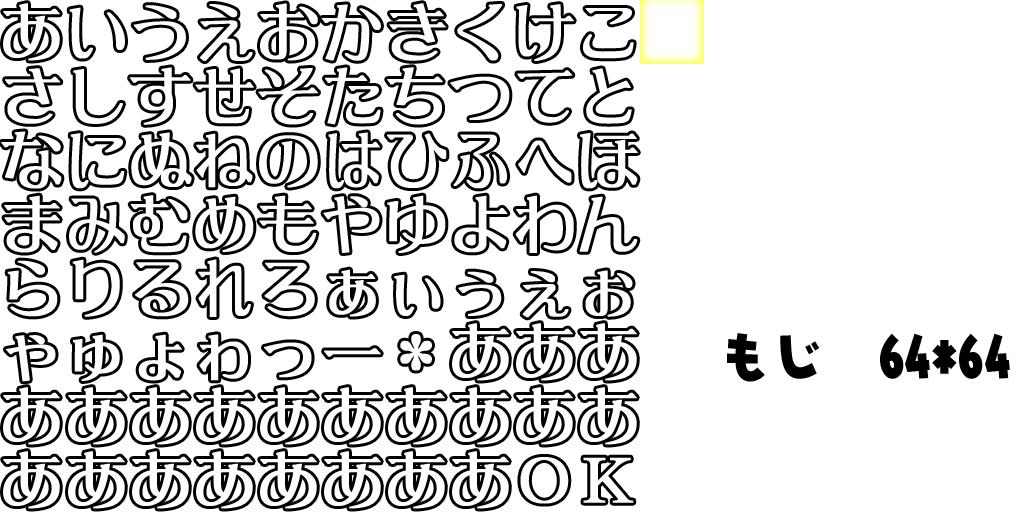
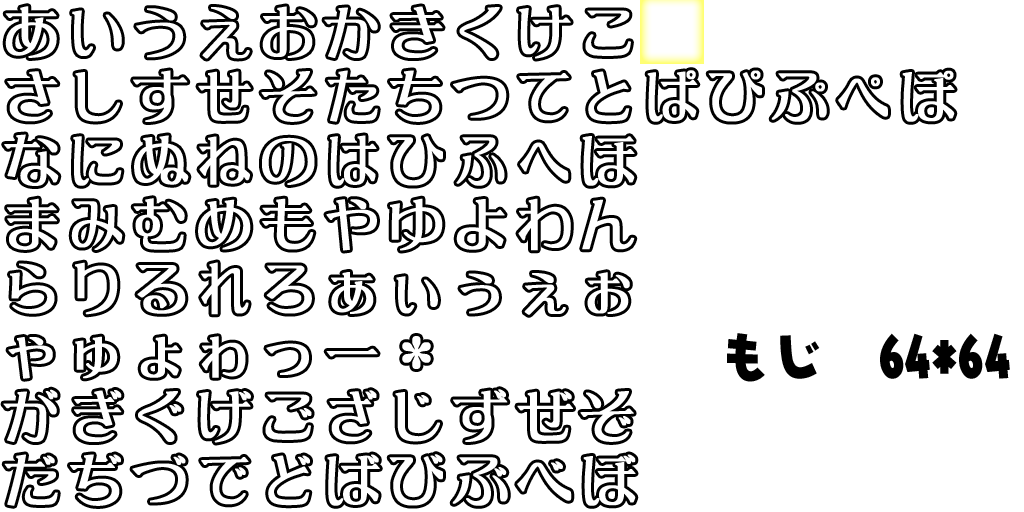
Revision of a layered 1024px x 512px image; what changed, layer by layer:
renamed "あ のコピー 77" to "ぶ", painted on it over [452, 451, 509, 509]
renamed "あ のコピー 76" to "び", painted on it over [388, 451, 445, 509]
renamed "あ のコピー 75" to "ば", painted on it over [324, 451, 381, 509]
renamed "あ のコピー 74" to "ど", painted on it over [260, 451, 317, 509]
renamed "あ のコピー 73" to "で", painted on it over [196, 451, 253, 509]
renamed "あ のコピー 72" to "づ", painted on it over [132, 451, 189, 509]
renamed "あ のコピー 71" to "ぢ", painted on it over [68, 451, 125, 509]
renamed "あ のコピー 70" to "だ", painted on it over [3, 451, 60, 509]
renamed "あ のコピー 69" to "ぞ", painted on it over [580, 387, 637, 445]
renamed "あ のコピー 68" to "ぜ", painted on it over [516, 387, 573, 445]
renamed "あ のコピー 67" to "ず", painted on it over [452, 387, 509, 445]
renamed "あ のコピー 66" to "じ", painted on it over [388, 387, 445, 445]
renamed "あ のコピー 65" to "ざ", painted on it over [324, 387, 381, 445]
renamed "あ のコピー 64" to "ご", painted on it over [260, 387, 317, 445]
renamed "あ のコピー 63" to "げ", painted on it over [196, 387, 253, 445]
painted on "わ" over [515, 195, 574, 253]
painted on "ゆ" over [387, 195, 446, 253]
painted on "む" over [130, 195, 188, 253]
painted on "ぬ" over [131, 132, 192, 187]
painted on "な" over [1, 131, 62, 189]
painted on "そ" over [258, 68, 318, 125]
painted on "す" over [130, 67, 191, 125]
painted on "か" over [321, 4, 381, 61]
painted on "お" over [260, 3, 318, 61]
…and 61 more changes (5 added, 53 painted, 3 removed, 5 renamed, 7 stack)
